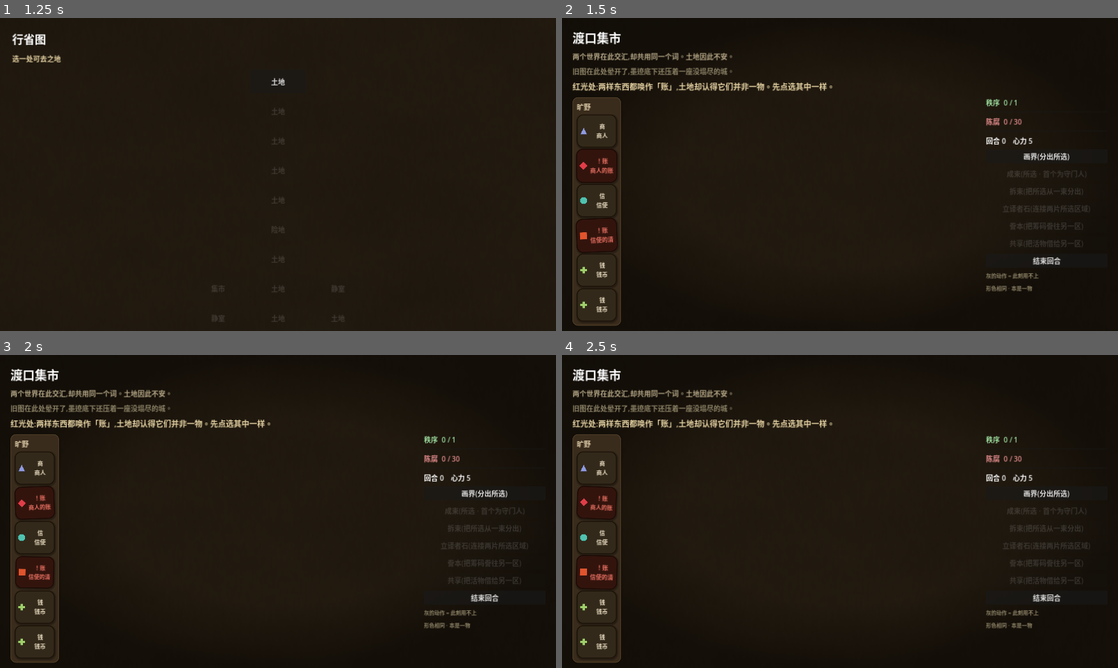
Above: before the commit, frames 1-4 (two rows, left to right).
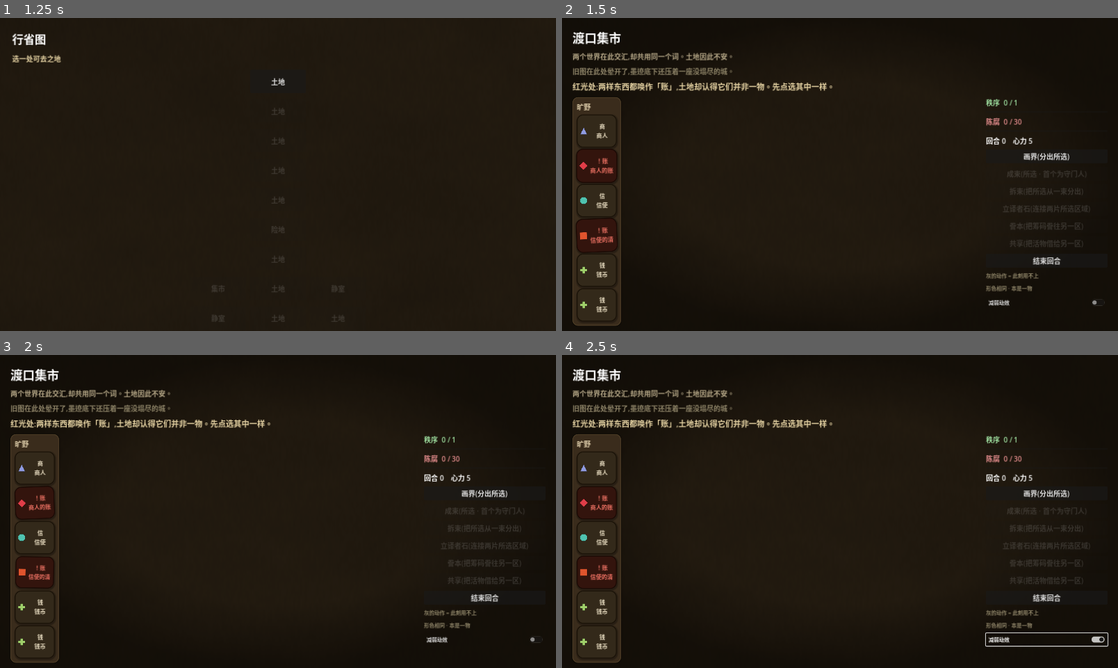
Above: after the commit, the same moments.

Repository: HelloKuoty/bounds
Game: Godot game, scene res://scenes/main/Main.tscn
The game is run twice, just before and just after one commit, with the same random seed, the same clock (stepped at 60 frames per second) and the same inputs.
Inputs (mouse positions are in pixels of both pictures, inside the frame that each line leads up to):
- Up to frame 1 (1.25 s): click "启程" at 0.5 s
- Up to frame 2 (1.5 s): click "土地" at 1.25 s
- Up to frame 3 (2 s): no input
- Up to frame 4 (2.5 s): click (1045, 639) at 2 s, where only the run after the commit has a clickable "减弱动效"

Frame 1 is identical in both runs. In frame 2, less than 0.1% of the frame differs, in the area x 76-98%, y 90-92%; in frame 3, less than 0.1%; in frame 4, 0.4%, in the area x 2-99%, y 42-94%.

Commit message:
iter-17: graded severity marks + reduce-motion toggle (周棠)
承接 iter-15 大评(周棠 无障碍闭环硬项):
- !/!!/!!! 离散强度分级: 按 rot/blight_max 危险度, 不依赖颜色也不依赖"抖多凶"的可命名读数
- 动效减弱开关(static reduce_motion + HUD "减弱动效"): 前庭敏感可关颤动, 离散marks仍carry severity
- _strip_marks 统一处理多!分级 + 腐蚀×叠加
- +2 回归测试 → 95绿, smoke通关, LOAD 0
失稳现三通道冗余: 红(色) + 颤动(动) + !/!!/!!!(离散文字)

Co-Authored-By: Claude Opus 4.8 (1M context) <noreply@anthropic.com>

Diff:
--- a/scripts/ui/territory_view.gd
+++ b/scripts/ui/territory_view.gd
@@ -18,7 +18,7 @@
 	"心力已尽 —— 切得太多了",
 	"选中同属一束的几样,再分出去", "这些还没成束,无从拆起", "得给原束留一些",
 	"誊本只对筹码;请先选一枚筹码", "再选一样在目标区域里的东西", "共享请先选一样活物",
-	"再走一程", "灰的动作 = 此刻用不上", "形色相同 · 本是一物",
+	"再走一程", "灰的动作 = 此刻用不上", "形色相同 · 本是一物", "减弱动效",
 ]
 const PALETTE := [
 	# Warm aged-map tones (sepia / ochre / terracotta / khaki / dusty-rose / moss),
@@ -75,6 +75,7 @@
 var _last_concord := 0               # to detect "order won back" and exhale on it
 var _pang_layer: ColorRect           # cold dark pain-flash — the wince (林晚, iter-15)
 var _pang_tween: Tween
+static var reduce_motion := false     # accessibility: turn off the tremble (周棠, iter-17)
 var _title: Label
 var _intro: Label
 var _narration: Label
@@ -244,6 +245,13 @@
 	var legend2 := _label("形色相同 · 本是一物", Color("8c8266"))
 	legend2.add_theme_font_size_override("font_size", 12)
 	hud.add_child(legend2)
+
+	var motion := CheckButton.new()
+	motion.text = "减弱动效"
+	motion.button_pressed = reduce_motion
+	motion.add_theme_font_size_override("font_size", 12)
+	motion.toggled.connect(func(on: bool): TerritoryView.reduce_motion = on)
+	hud.add_child(motion)
 
 	_hint = Label.new()
 	_hint.autowrap_mode = TextServer.AUTOWRAP_WORD_SMART
@@ -524,8 +532,7 @@
 		if board.pieces[pid].get("corrupted", false) and _piece_widgets.has(pid):
 			var b: Button = _piece_widgets[pid]
 			b.modulate = TINT_CORRUPT
-			if not b.text.begins_with("×"):
-				b.text = "×" + b.text.trim_prefix("！")
+			b.text = "×" + _strip_marks(b.text)
 
 
 func _tint(pid: String) -> void:
@@ -535,8 +542,9 @@
 	b.modulate = TINT_UNSTABLE
 	if not _unstable_widgets.has(b):
 		_unstable_widgets.append(b)  # the world reacts: this piece will tremble (林晚, iter-09)
-	if not b.text.begins_with("！") and not b.text.begins_with("×"):
-		b.text = "！" + b.text  # non-colour cue: a mark, not just red (for colour-blind play)
+	# graded non-colour cue: !/!!/!!! by how near collapse — a nameable severity that
+	# needs neither colour nor animation to read (周棠, iter-17)
+	b.text = _severity_marks() + _strip_marks(b.text)
 
 
 ## The world reacts to trouble: an unstable piece trembles and breathes — alive and
@@ -544,6 +552,12 @@
 ## stays as a still, colour-blind-safe backup. (林晚, iter-09)
 func _process(delta: float) -> void:
 	if _unstable_widgets.is_empty():
+		return
+	if reduce_motion:  # vestibular-safe: hold pieces still; the !/!!/!!! marks carry severity
+		for b in _unstable_widgets:
+			if is_instance_valid(b):
+				b.rotation = 0.0
+				b.scale = Vector2.ONE
 		return
 	_anim_t += delta
 	var intensity := _distress_intensity()
@@ -572,6 +586,26 @@
 	var rot := sin(t * 17.0 + phase) * 0.045 * intensity
 	var sc := 1.0 + sin(t * 5.0 + phase) * 0.035 * intensity
 	return {"rotation": rot, "scale": Vector2(sc, sc)}
+
+
+## Severity as a nameable, colour-free, motion-free mark: !/!!/!!! by how near
+## the land is to collapse. The discrete read周棠 asked for. (iter-17)
+func _severity_marks() -> String:
+	if board == null or board.blight_max <= 0:
+		return "！"
+	var r := float(board.rot) / float(board.blight_max)
+	if r >= 0.66:
+		return "！！！"
+	elif r >= 0.33:
+		return "！！"
+	return "！"
+
+
+func _strip_marks(t: String) -> String:
+	var s := t
+	while s.begins_with("！") or s.begins_with("×"):
+		s = s.substr(1)
+	return s
 
 
 func _refresh_meters() -> void:
--- a/tests/test_territory_view.gd
+++ b/tests/test_territory_view.gd
@@ -277,6 +277,37 @@
 	view.free()
 
 
+func test_instability_mark_grades_with_danger() -> void:
+	# 周棠(iter-17): severity readable without colour or animation — !/!!/!!! by danger.
+	var board := BoardState.new()
+	board.load_territory(TerritoryDatabase.get_territory("the_crossing"))
+	var view := TerritoryView.new()
+	view.setup(board, {})
+	var calm: String = view._piece_widgets["ledger"].text
+	board.rot = board.blight_max  # at the brink
+	view._rebuild()
+	var dire: String = view._piece_widgets["ledger"].text
+	assert_true(dire.count("！") > calm.count("！"), "more danger → more ! marks (a nameable threshold)")
+	view.free()
+
+
+func test_reduce_motion_holds_pieces_still() -> void:
+	# 周棠(iter-17): a motion-reduction toggle for vestibular-sensitive players; the
+	# static !/!!/!!! marks still carry severity, so nothing is lost by turning it off.
+	var board := BoardState.new()
+	board.load_territory(TerritoryDatabase.get_territory("the_crossing"))
+	var view := TerritoryView.new()
+	view.setup(board, {})
+	for b in view._unstable_widgets:
+		b.rotation = 0.5  # pretend mid-tremble
+	TerritoryView.reduce_motion = true
+	view._process(0.1)
+	for b in view._unstable_widgets:
+		assert_eq(b.rotation, 0.0, "motion-reduced → the tremble is held at rest")
+	TerritoryView.reduce_motion = false  # reset for other tests
+	view.free()
+
+
 func test_parchment_shader_loads() -> void:
 	# 顾屿(iter-16): the backdrop is procedural parchment (a shader, no texture asset).
 	# (Visual result needs a real GPU; this proves the resource loads & wires up.)
Not shown, changed: docs/index.html
Not shown, changed: docs/index.pck
Not shown, added: team/iterations/iter-17.md
